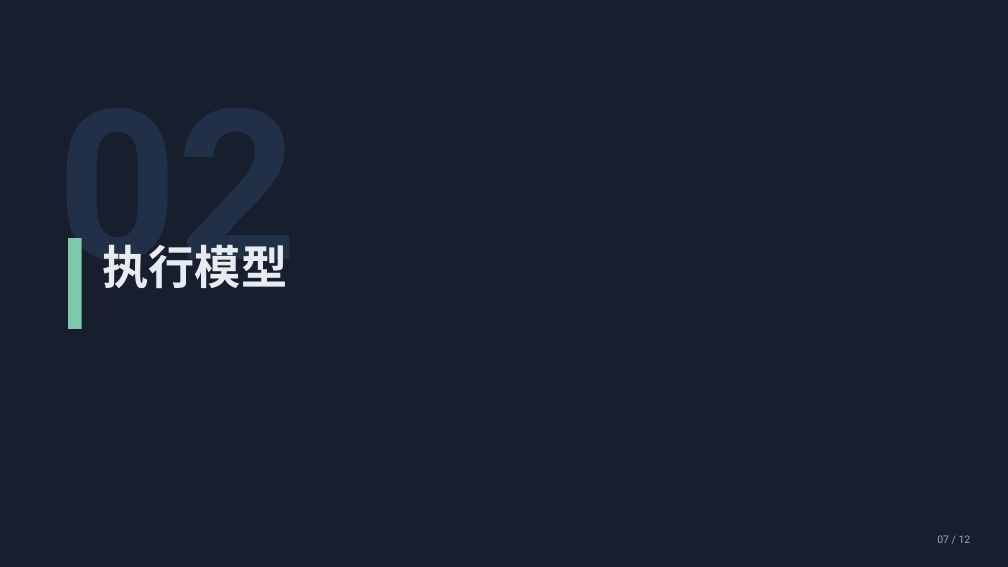
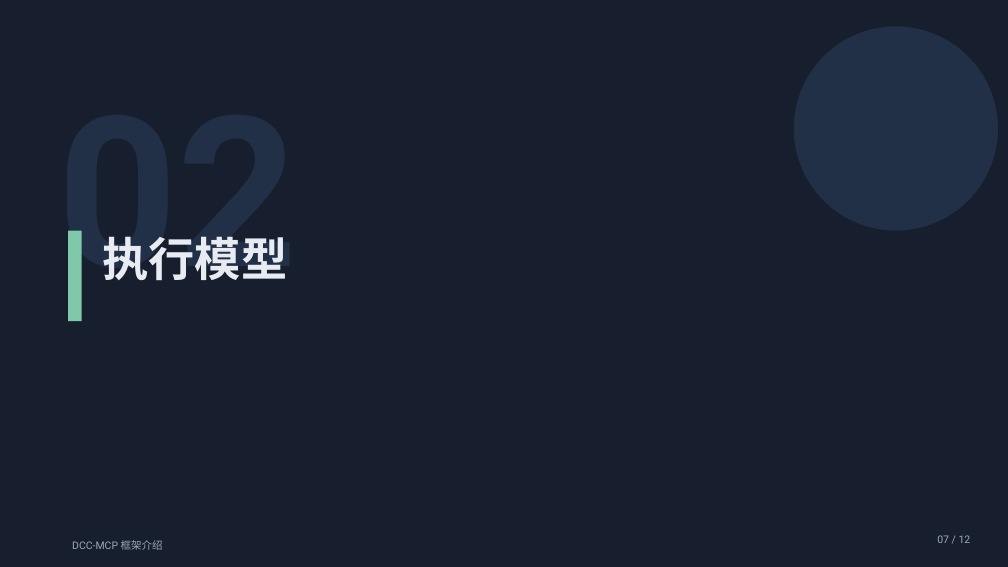
Before and after one commit to dcc-mcp/dcc-mcp-powerpoint, a slide deck: slide 7 of examples/output/draft-dcc-mcp-framework-intro.pptx. Drawn at 1008x567 pixels with LibreOffice and Linux fonts; fonts in the diff are those of the drawing. Boxes give left, top, right and bottom in pixels: in the first picture for what was removed or moved away, otherwise in the second. Text is boxed around its words. In the diff, an @@ line names an element or a change of style, - is before the commit and + after.

Commit message:
feat: showcase-grade layout system for all deck layouts (#6)
Design-system overhaul (showcase quality):
- unified content header (28pt title + accent rule) on every content slide
- editorial bullet rows (accent dot + hairline separators) replace box rows
- two-column/comparison panels with colored header strips
- kpi cards with accent top strip; architecture layers with numbered chips
  on a vertical spine; timeline with alternating above/below labels
- centered hero title cover + ghost circle accents (inset within the safe
  margin band — caught by the pixel-level bleed check)
- deck-title footer on all slides
- regenerated framework deck + review demo artifacts

```diff
--- a/examples/output/draft-dcc-mcp-framework-intro.pptx
+++ b/examples/output/draft-dcc-mcp-framework-intro.pptx
@@ ellipse added at (794, 26, 998, 231), fill #223047 @@
@@ text "02" rewrapped from (57, 238, 298, 307) to (57, 230, 298, 315) @@
@@ rectangle: place and size @@
-rectangle at (68, 238, 82, 329)
+rectangle at (68, 231, 82, 321)
@@ text "执行模型": place and size @@
-text "执行模型" at (102, 244, 287, 288)
+text "执行模型" at (102, 236, 287, 280)
@@ text added at (72, 540, 163, 550), 10 pt, text #9AA7BC @@
+DCC-MCP 框架介绍
```
Also in this commit, not shown: 11 other slides changed, 21 other files.
